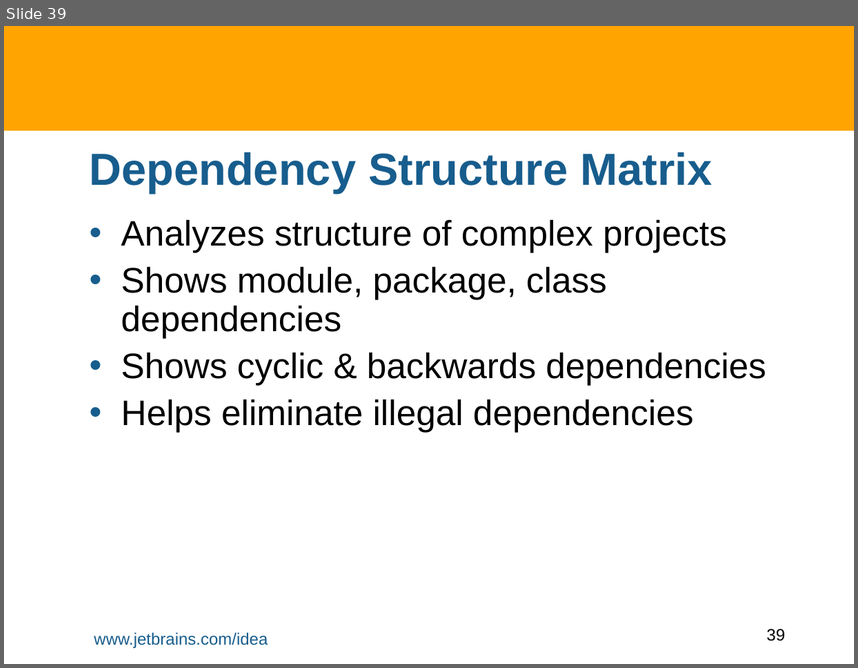
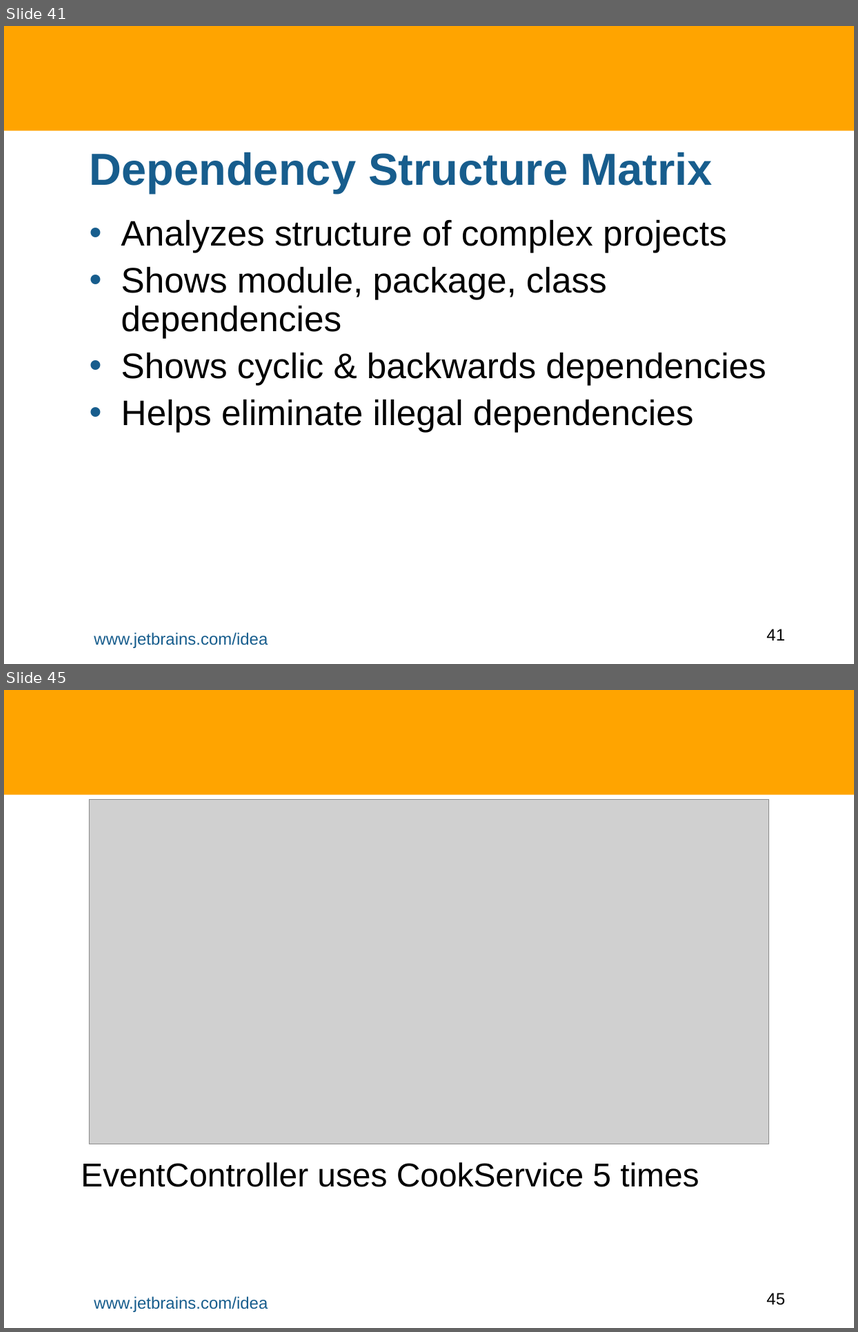
Before and after one commit to HamletDRC/presentations, a slide deck: staticanalysis/StaticAnalysisInIDEA.odp. Shown one above the other, each under a label of ours: slide 39 before the commit, slides 41 and 45 after it; the slides between them are not shown. The pictures are 858x668 and 858x1332 pixels, drawn with LibreOffice and Linux fonts; fonts in the diff are those of the drawing; grey boxes stand for pictures; background and template pictures are left out. Boxes give left, top, right and bottom in pixels: in the first picture for what was removed or moved away, otherwise in the second. Text is boxed around its words. In the diff, an @@ line names an element or a change of style, - is before the commit and + after.

```diff
--- a/staticanalysis/StaticAnalysisInIDEA.odp
+++ b/staticanalysis/StaticAnalysisInIDEA.odp
@@ slide 45 added at (4, 690, 854, 1328), background #FFFFFF; not listed: 3 template elements that a slide beside it also shows @@
@@ picture added at (89, 800, 769, 1144) @@
@@ subtitle added at (81, 1162, 699, 1187), 28 pt, text #000000 @@
+EventController uses CookService 5 times
@@ what was slide 39 is now slide 41 @@
@@ page number at (766, 628, 785, 640): text changed @@
-39
+41
```
Also in this commit, not shown: 7 slides changed, 6 other slides added, 1 slide removed, 2 other files.
